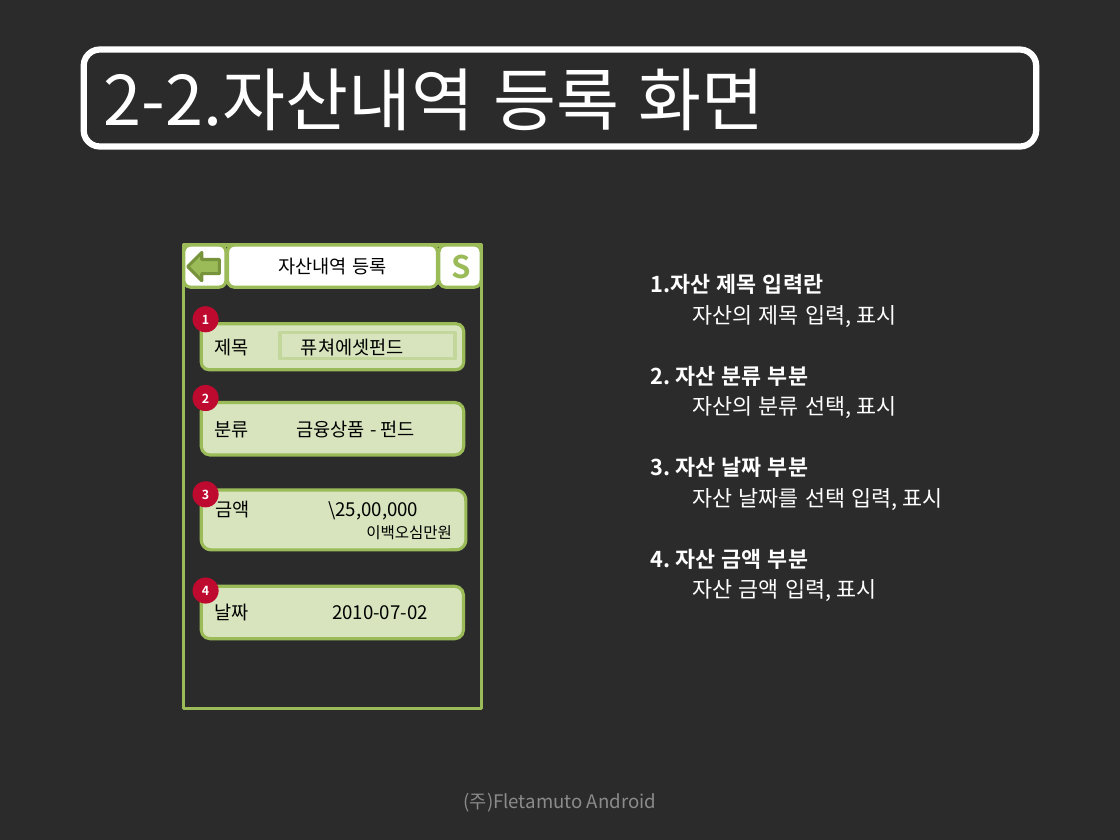
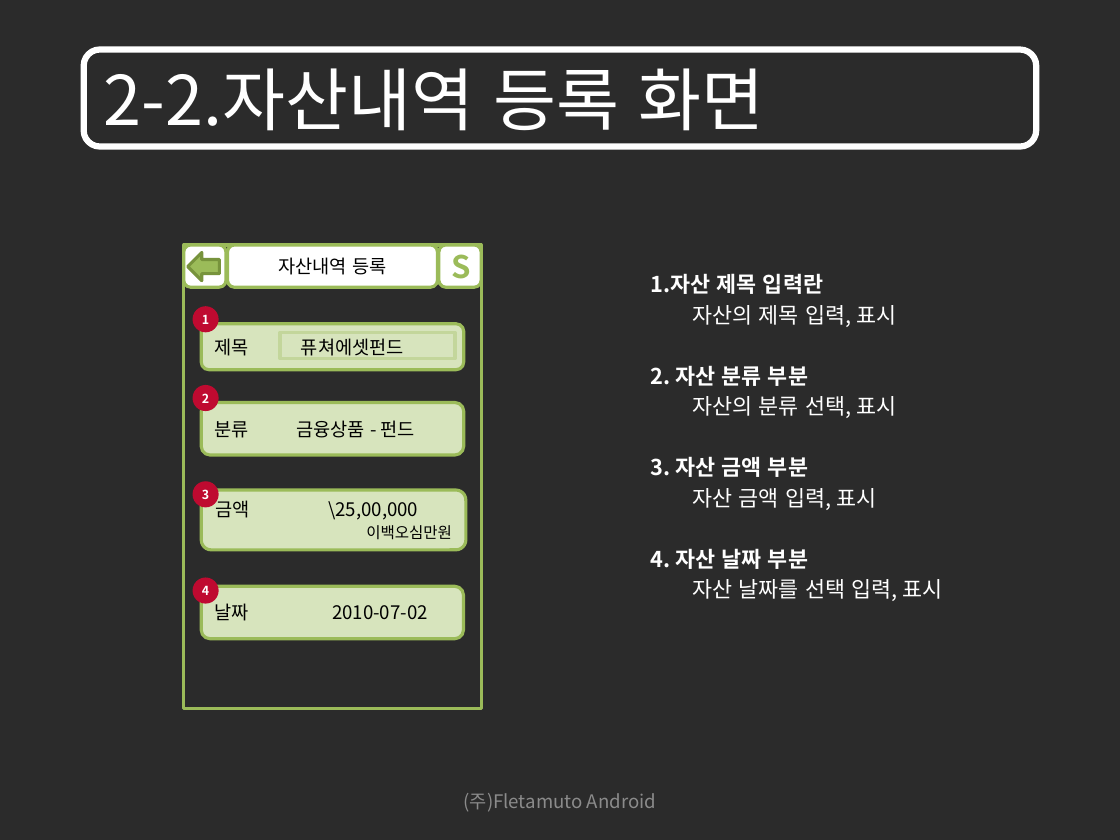
Before and after one commit to limjunghoon/fmfinance, a slide deck: slide 24 of trunk/DOC/GUI/재테크를 위한 어플리케이션 GUI_100906_V1.1.pptx (slide 22 before the commit). Drawn at 1120x840 pixels with LibreOffice and Linux fonts; fonts in the diff are those of the drawing; background and template pictures are left out; a plain dark background stands for a picture behind light text. Boxes give left, top, right and bottom in pixels: in the first picture for what was removed or moved away, otherwise in the second. Text is boxed around its words. In the diff, an @@ line names an element or a change of style, - is before the commit and + after.

```diff
--- a/trunk/DOC/GUI/재테크를 위한 어플리케이션 GUI_100906_V1.1.pptx
+++ b/trunk/DOC/GUI/재테크를 위한 어플리케이션 GUI_100906_V1.1.pptx
@@ text at box(651, 456, 876, 569): text changed @@
-3. 자산 날짜 부분
+3. 자산 금액 부분
+자산 금액 입력, 표시
+4. 자산 날짜 부분
@@ text at box(651, 548, 876, 601): paragraphs removed @@
-4. 자산 금액 부분
-자산 금액 입력, 표시
```
Also in this commit, not shown: 23 other slides changed, 4 slides added, 6 slides removed.
